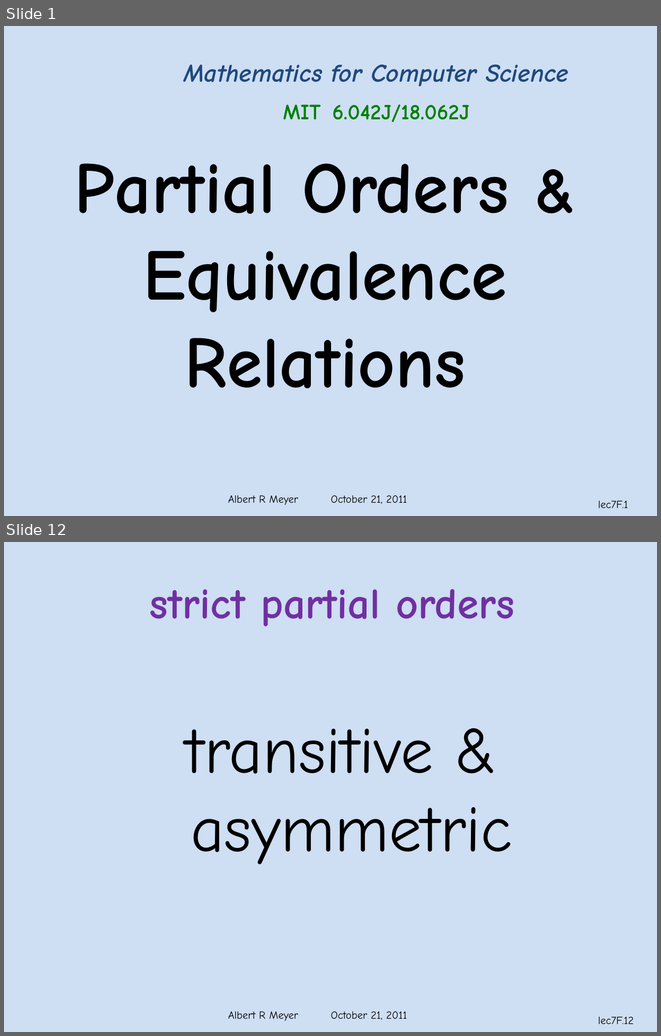
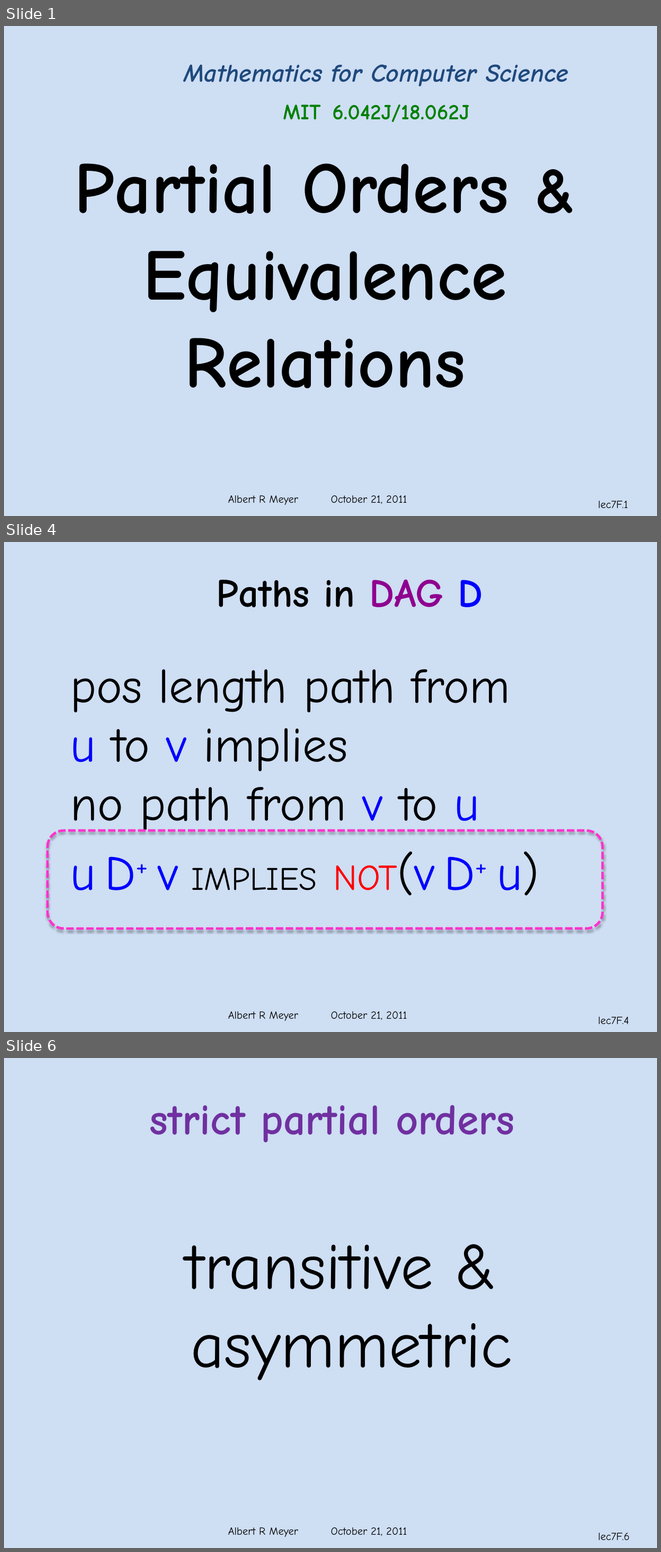
Before and after one commit to armeyer/mcs_web, a slide deck: fall11/slidesF11/slides7f.pptx. Shown one above the other, each under a label of ours: slides 1 and 12 before the commit, slides 1, 4 and 6 after it; the slides between them are not shown. The pictures are 661x1036 and 661x1552 pixels, drawn with LibreOffice and Linux fonts; fonts in the diff are those of the drawing; background and template pictures are left out. Boxes give left, top, right and bottom in pixels: in the first picture for what was removed or moved away, otherwise in the second. Text is boxed around its words. In the diff, an @@ line names an element or a change of style, - is before the commit and + after.

```diff
--- a/fall11/slidesF11/slides7f.pptx
+++ b/fall11/slidesF11/slides7f.pptx
@@ slide 4 added at box(4, 542, 657, 1032), background #C6D9F1 at 85% opacity; not listed: 2 template elements that a slide beside it also shows @@
@@ text added at box(217, 579, 483, 607), 44 pt, text #000000, bold @@
+Paths in DAG D
@@ text added at box(70, 669, 539, 896), 54 pt, text #000000 @@
+pos length path from
+u to v implies
+no path from v to u
+u D+ v IMPLIES NOT(v D+ u)
@@ rounded rectangle added at box(48, 831, 603, 928), outline #FF33CC 2.75 pt dashed @@
@@ what was slide 12 is now slide 6 @@
@@ page number at box(598, 1532, 630, 1540): text changed @@
-lec7F.12
+lec7F.6
```
Also in this commit, not shown: 4 slides changed, 2 other slides added, 4 slides removed, 1 other file.
